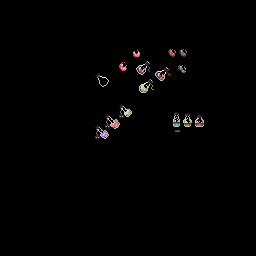
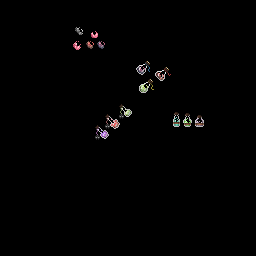
Layered file, before and after one edit (256x256). Changes by layer:
painted on "Shadows" over (101, 110, 131, 138)
painted on "Content" over (73, 27, 187, 87)
painted on "Bottles" over (95, 73, 109, 87)
